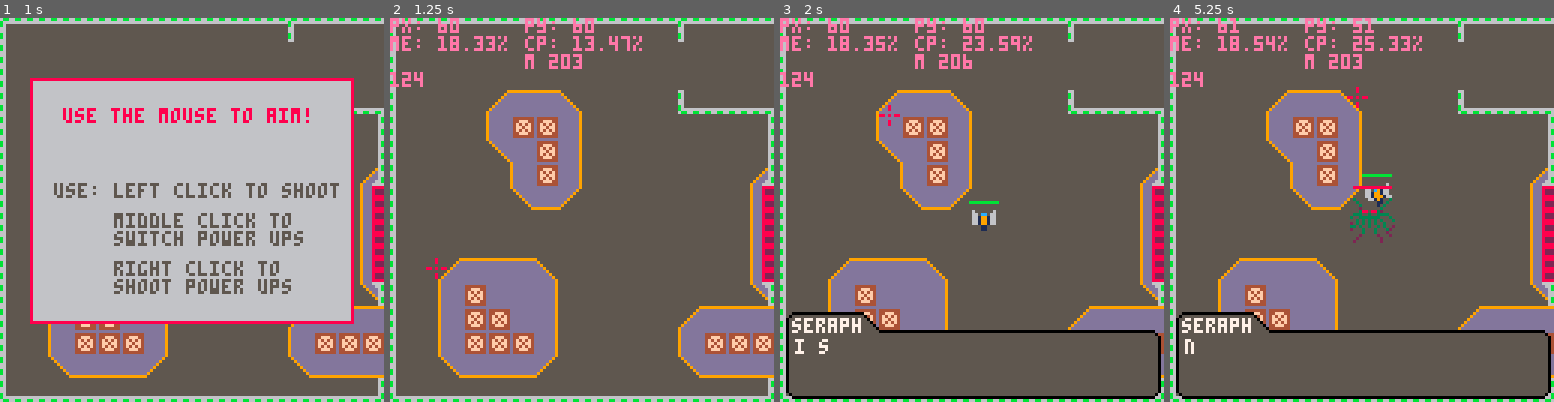
Above: before the commit, frames 1-4 (left to right).
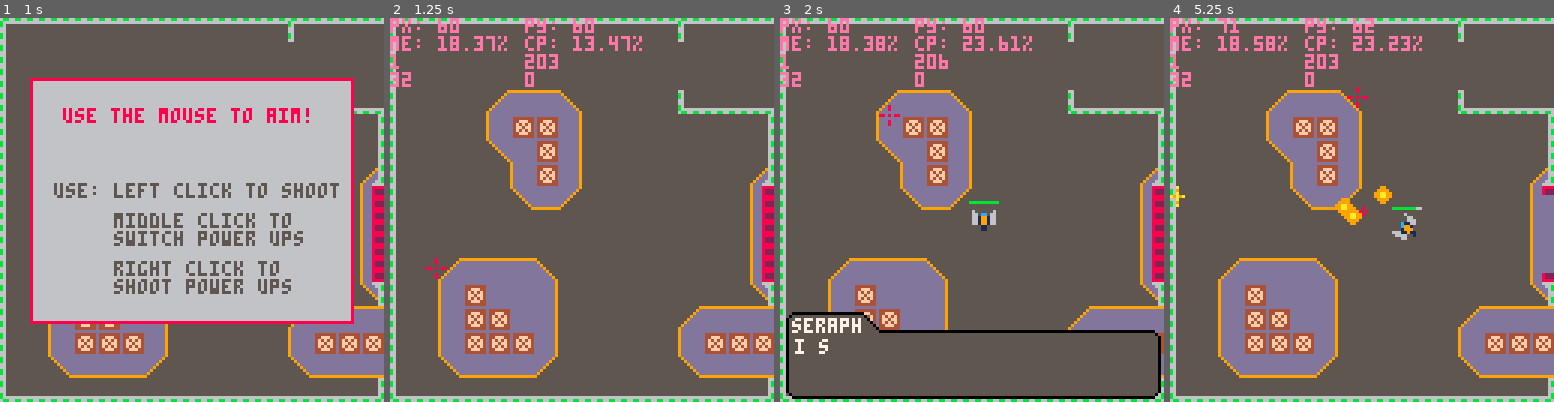
Above: after the commit, the same moments.

Repository: kbrewington/Negation
Game: PICO-8 cartridge negation.p8
Two runs of this game, one before a commit and one after it. Both use one fixed random seed, a clock stepped at 60 frames per second and the inputs below.
Inputs (mouse positions are in pixels of both pictures, inside the frame that each line leads up to):
- Up to frame 1 (1 s): tap X (X key) at 0.33 s; click (280, 121) at 0.67 s; tap O (Z key) at 0.7 s
- Up to frame 2 (1.25 s): tap X (X key) at 1.07 s; click (436, 267) at 1.22 s
- Up to frame 3 (2 s): hold Right from 1.6 s (still down); tap O (Z key) at 1.7 s; click (887, 114) at 1.77 s; tap X (X key) at 1.85 s
- Up to frame 4 (5.25 s): release Right at 2.1 s; tap O (Z key) every 0.4 s from 2.1 to 4.9 s; hold Up 2.15-2.42 s; click (1342, 259) at 2.32 s; hold Right 2.47-3.03 s; click (1404, 106) at 2.87 s; tap X (X key) at 2.97, 4.08, 5.2 s; hold Left 3.08-3.58 s; click (1465, 256) at 3.42 s; hold Down 3.63-3.97 s; click (1231, 102) at 3.97 s; hold Right 4.02-4.68 s; click (1292, 248) at 4.52 s; hold Up 4.73-5.03 s; click (1354, 94) at 5.07 s; hold Left from 5.08 s (still down)

Frame 1 is identical in both runs. In frame 2, 0.5% of the frame differs, in the area x 0-50%, y 6-18%; in frame 3, 0.6%; in frame 4, 11%, in the area x 0-100%, y 0-100%.

Commit message:
Fixed levelchange(). Fixed exploders not flashing. Left click skips dialog after 1 second of start of dialog.

Diff:
--- a/negation.p8
+++ b/negation.p8
@@ -24,6 +24,7 @@
 player_tokens = 0
 
 level_lvl = 1
+level_i = 3*level_lvl+1
 level_sx = 0
 level_sy = 0
 level_x = 0
@@ -121,11 +122,11 @@
   if stat(1) > 1 then cpucolor = 8 end --means we're not using all 30 draws (bad)
   print("cp: " ..round(stat(1)*100, 2) .. "%", 45, 6, cpucolor)
 
-  print("m "..mget((stat(32) - 3)/8 + level_x, (stat(33) - 3)/8) + level_y, 45, 12, debug_color)
-  print("", 0, 12, debug_color)
-
-  print(124+level_sx-((level_lvl-1)*127), 0, 18, debug_color)
-  print("", 45, 18, debug_color)
+  print(""..mget((stat(32) - 3)/8 + level_x, (stat(33) - 3)/8) + level_y, 45, 12, debug_color)
+  print(level_lvl, 0, 12, debug_color)
+--if (level_transition[level_i] == level_lvl+1 and (level_transition[level_i+1] - 12) * 8 < abs(level_sx - ((level_lvl-1) * 128))) move_map = true
+  print((level_transition[level_i+1] - 12) * 8, 0, 18, debug_color)
+  print(abs(level_sx - ((level_lvl-1) * 128)), 45, 18, debug_color)
 end
 
 function gameflow()
@@ -211,19 +212,24 @@
   level_change = true
 
   -- start level 5 (aoe boss)
-  seraph.text = "dig bick"
-  yield()
-
-  init_tele_anim(boss(100, 60, 160, 6, 40))
+  fill_enemy_table(1, 10)
+  spawn_time_start,detect_killed_enemies = 10, true
   yield()
 
   level_change = true
-  --start level 6
-  yield()
+  yield()
+
+  seraph.text = "test"
+  yield()
+
+  yield()
+
   level_change = true
-  --start 7?
-  yield()
-
+  yield()
+
+  yield()
+
+  level_change = true
 end
 
 -- http://lua-users.org/wiki/simpleround
@@ -544,7 +550,7 @@
   local d = seraph.text
 
   if (seraph.step == nil) seraph.step = 0
-  if (seraph.step < #d) wait.dialog_finish = true
+  if (seraph.step < #d) wait.dialog_finish = false
 
   rectfill(3, 99, 27, 105, bck_color) -- name rect
   rectfill(27, 99, 27, 126, bck_color) -- angle
@@ -685,18 +691,18 @@
         end
       end
 
+      if e.type == "shooter" then
+        pal(2,1,0)
+        pal(5,13,0)
+      elseif e.type == "exploder" and not e.exploding then
+        pal(8,10,0)
+        pal(2,8,0)
+        pal(5,9,0)
+      end
+
       if e.exploding and flr(time()*500)%2==0 then
         pal()
         pal(2,8,0)
-      end
-
-      if e.type == "shooter" then
-        pal(2,1,0)
-        pal(5,13,0)
-      elseif e.type == "exploder" then
-        pal(8,10,0)
-        pal(2,8,0)
-        pal(5,9,0)
       end
       spr(e.sprite, e.x, e.y)
       pal()
@@ -727,8 +733,8 @@
       end
     end
 
-    if (d.type == "shotgun" and (pget(d.x+2, d.y+4) == 4) or pget(d.x+3, d.y+4) == 4) pal(4,0,0)
-    if (d.type == "shield" and (pget(d.x+4,d.y+7) == 9) or pget(d.x, d.y) == 9) pal(9,12,0)
+    if (d.type == "shotgun" and (pget(d.x+2, d.y+4) == 4 or pget(d.x+3, d.y+4) == 4)) pal(4,0,0)
+    if (d.type == "shield" and (pget(d.x+4,d.y+7) == 9 or pget(d.x, d.y) == 9)) pal(9,12,0)
 
     if abs(time() - d.init_time) <= d.drop_duration then
       if abs(time() - d.init_time) <= 2*(d.drop_duration/3) then
@@ -1071,7 +1077,7 @@
   local farx = 100
 
   level_i = 3*level_lvl+1
-  if (level_transition[level_i] == level_lvl+1 and (level_transition[level_i+1] - 12) * 8 < abs(level_sx - ((level_lvl-1) * 128))) move_map = true
+  if (level_transition[level_i] == level_lvl+1 and (level_transition[level_i+1] - 12) * 8 < abs(level_sx - level_x * 8)) move_map = true
 
   --todo add map centering on player in the beginning
 
@@ -1089,7 +1095,7 @@
   if move_map ~= nil and move_map then
     wait.controls = true
 
-    if level_transition[level_i+1]*8 > abs(level_sx - ((level_lvl-1) * 128)) then
+    if level_transition[level_i+1]*8 > abs(level_sx - level_x * 8) then
       level_sx = flr(level_sx) - 1
       player.x -= 1
 
